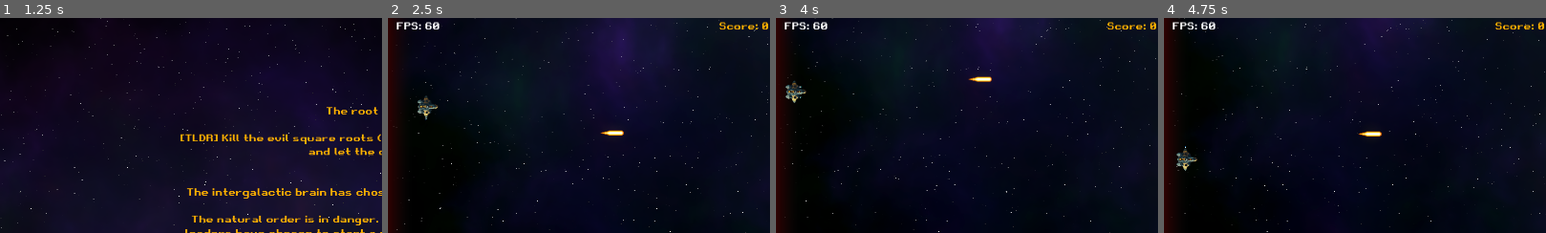
Above: before the commit, frames 1-4 (left to right).
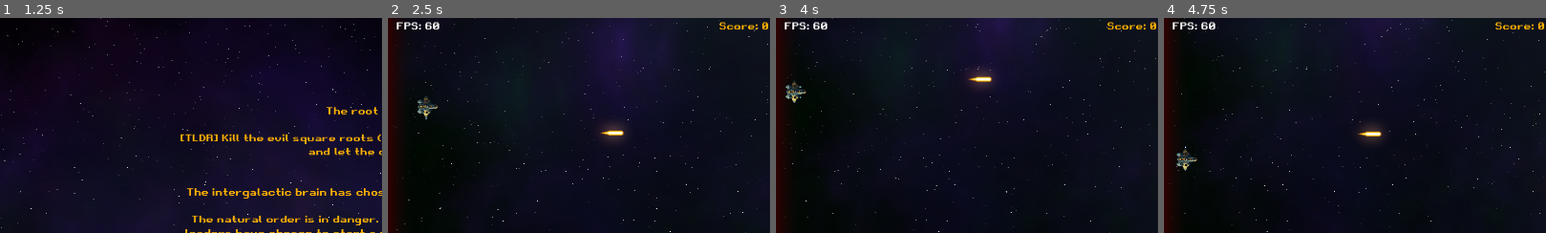
Above: after the commit, the same moments.

Repository: gingerr/ggj-2023-roots-one
Game: Godot game, scene res://pregame/MainMenu.tscn
The game is run twice, just before and just after one commit, with the same random seed, the same clock (stepped at 60 frames per second) and the same inputs.
Inputs (mouse positions are % of the whole screen's width and height, from its top left):
- Up to frame 1 (1.25 s): click "New Game" at 0.5 s
- Up to frame 2 (2.5 s): tap Enter (ui_accept) at 1.25, 1.52, 2.27 s; move the mouse to (45, 70) at 1.27 s; hold Up (ui_up) from 1.28 s (still down); move the mouse to (80, 65) at 2.02 s
- Up to frame 3 (4 s): move the mouse to (20, 35) at 2.77 s; release Up (ui_up) at 2.78 s; hold Left (ui_left) from 2.78 s (still down); move the mouse to (55, 50) at 3.52 s; tap Enter (ui_accept) at 3.77 s
- Up to frame 4 (4.75 s): move the mouse to (35, 25) at 4.27 s; release Left (ui_left) at 4.28 s; hold Down (ui_down) from 4.28 s (still down); tap Enter (ui_accept) at 4.52 s
The pictures show only the part of the screen within x 0-50%, y 0-50%; the shares and areas given below are measured in that part.

Frame 1 is identical in both runs. In frame 2, 0.3% of the frame differs, in the area x 56-62%, y 48-58%; in frame 3, 0.3%; in frame 4, 0.4%, in the area x 50-58%, y 49-59%.

Commit message:
replaces global glow with backed texture

Diff:
--- a/game/BloomyWorld.tscn
+++ /dev/null
@@ -1,11 +0,0 @@
-[gd_scene load_steps=2 format=3 uid="uid://d24qvpg4arer2"]
-
-[sub_resource type="Environment" id="1"]
-background_mode = 3
-background_energy_multiplier = 0.0
-glow_enabled = true
-glow_bloom = 0.2
-glow_blend_mode = 1
-
-[node name="WorldEnvironment" type="WorldEnvironment"]
-environment = SubResource("1")
--- a/game/Game.tscn
+++ b/game/Game.tscn
@@ -1,11 +1,10 @@
-[gd_scene load_steps=13 format=3 uid="uid://gm32bt3r6kga"]
+[gd_scene load_steps=12 format=3 uid="uid://gm32bt3r6kga"]
 
 [ext_resource type="PackedScene" uid="uid://b4feee6p7u23t" path="res://player/Player.tscn" id="1"]
 [ext_resource type="AudioStream" uid="uid://d3bfukd5ep1qb" path="res://game/res/spacedeb.mp3" id="2"]
 [ext_resource type="Script" path="res://game/Game.gd" id="3"]
 [ext_resource type="Script" path="res://game/DeathZone.gd" id="4"]
 [ext_resource type="PackedScene" uid="uid://c4qdkjgpo0i5h" path="res://background/BackgroundLayer.tscn" id="5"]
-[ext_resource type="PackedScene" uid="uid://d24qvpg4arer2" path="res://game/BloomyWorld.tscn" id="6"]
 [ext_resource type="PackedScene" uid="uid://djvjaqnanlei6" path="res://game/PauseScreen.tscn" id="7"]
 [ext_resource type="PackedScene" uid="uid://cp6exhklqnla7" path="res://game/HUD.tscn" id="8_1inqb"]
 
@@ -47,8 +46,6 @@
 scale = Vector2(0.5, 1)
 shape = SubResource("1")
 
-[node name="WorldEnvironment" parent="." instance=ExtResource("6")]
-
 [node name="PauseScreen" parent="." instance=ExtResource("7")]
 process_mode = 2
 visible = false
--- a/player/Bullet.tscn
+++ b/player/Bullet.tscn
@@ -1,17 +1,16 @@
-[gd_scene load_steps=4 format=3 uid="uid://cmkyjg5boqur5"]
+[gd_scene load_steps=4 format=3 uid="uid://d2pya8nmg1odm"]
 
 [ext_resource type="Script" path="res://player/Bullet.gd" id="1_3quuj"]
-[ext_resource type="Texture2D" uid="uid://cdlo5epvydrek" path="res://player/res/bullet.png" id="2_4evvn"]
+[ext_resource type="Texture2D" uid="uid://dewicotgq2p8x" path="res://player/res/bullet_with_glow.png" id="2_wky0v"]
 [ext_resource type="AudioStream" uid="uid://ci2w5483bytu5" path="res://player/res/photon-sound.mp3" id="3_nsr3h"]
 
 [node name="Bullet" type="Area2D"]
-modulate = Color(1.3, 1, 1, 1)
 scale = Vector2(0.9, 0.9)
 script = ExtResource("1_3quuj")
 
 [node name="Sprite2D" type="Sprite2D" parent="."]
 position = Vector2(0, -1)
-texture = ExtResource("2_4evvn")
+texture = ExtResource("2_wky0v")
 
 [node name="ShootSound" type="AudioStreamPlayer2D" parent="."]
 stream = ExtResource("3_nsr3h")
Binary file added: player/res/bullet_with_glow.png
Not shown, added: player/res/bullet_with_glow.png.import
